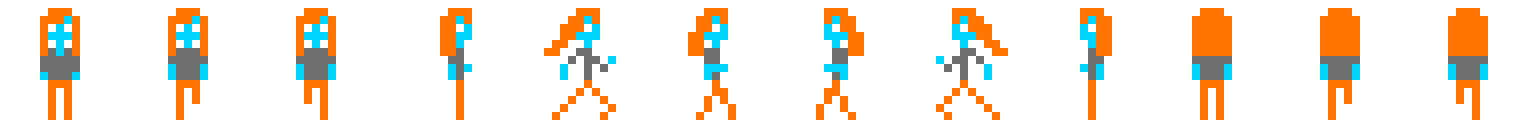
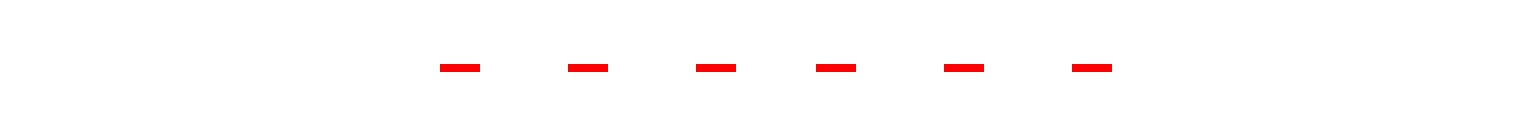
Revision of a layered w=1536, h=128 image; what changed, layer by layer:
added layer "Layer #1" above "Layer" over box(440, 64, 1112, 72)
hid "Layer" over box(40, 8, 1488, 120)
